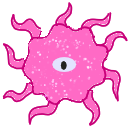
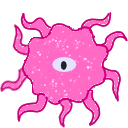
Two versions of the same layered image (128 x 128). Layer-by-layer changes:
painted on "Legs" over 0, 2, 74, 128
